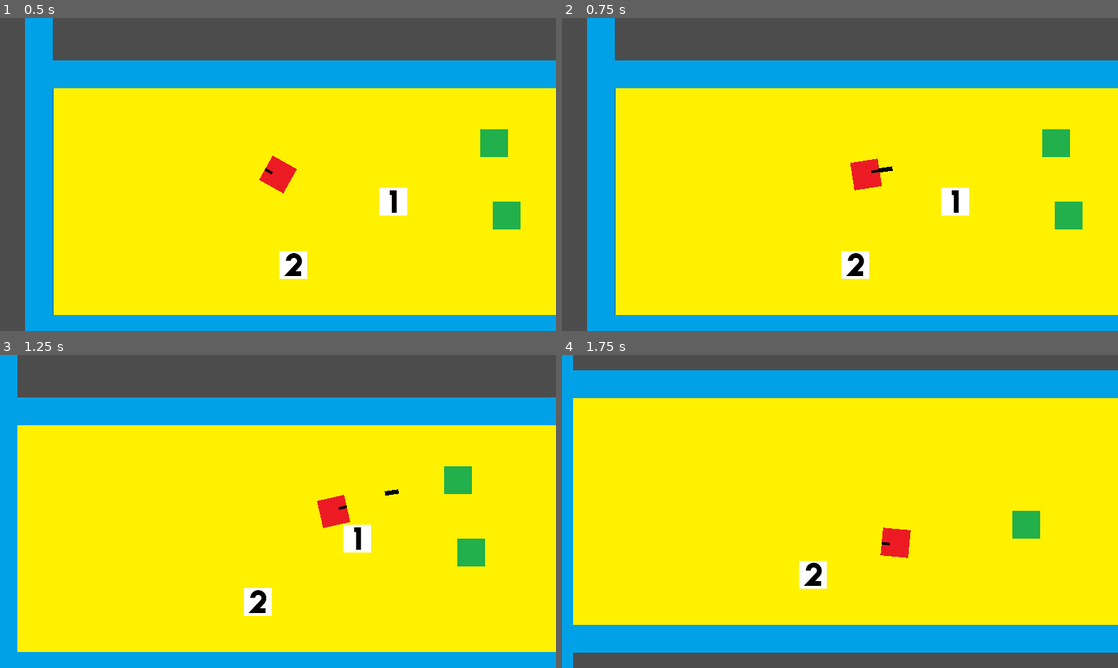
Above: before the commit, frames 1-4 (two rows, left to right).
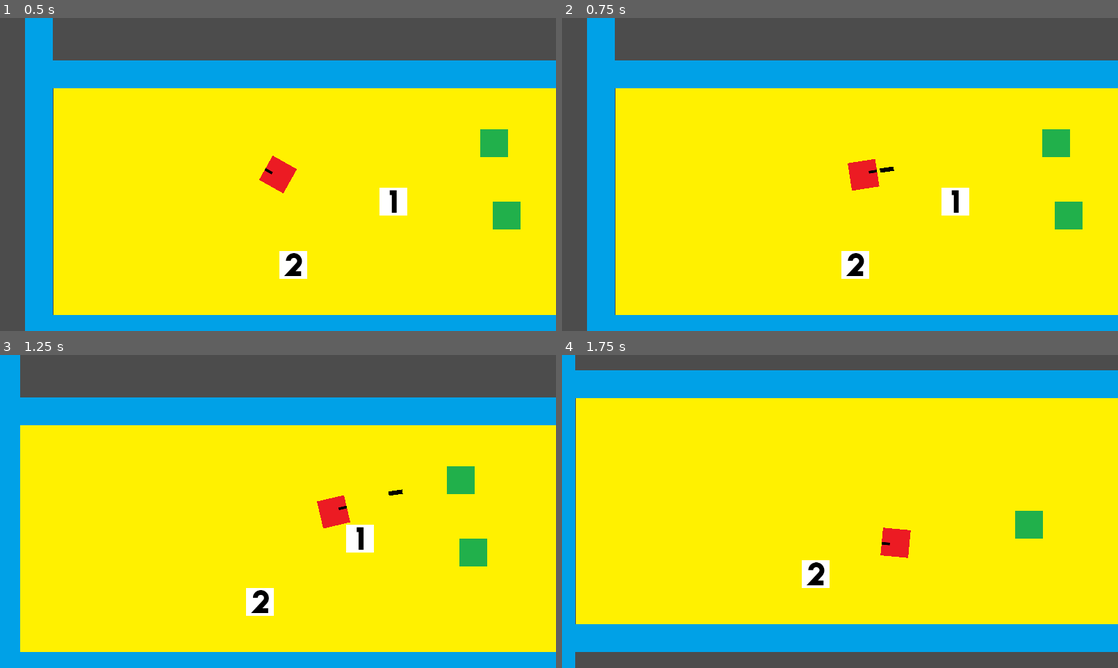
Above: after the commit, the same moments.

Repository: devmcclu/Project-FreeGUN
Game: Godot game, scene res://Main.tscn
Same seed, same stepped clock (60 frames per second), same inputs: the game is played once before the commit and once after it.
Inputs (mouse positions are in pixels of both pictures, inside the frame that each line leads up to):
- Up to frame 1 (0.5 s): no input
- Up to frame 2 (0.75 s): tap Enter at 0.5 s; move the mouse to (962, 158) at 0.52 s; hold D (player_move_right) from 0.53 s (still down); click (962, 158) at 0.6 s
- Up to frame 3 (1.25 s): keep holding D (player_move_right)
- Up to frame 4 (1.75 s): move the mouse to (728, 527) at 1.27 s; release D (player_move_right) at 1.28 s; hold S (player_move_down) from 1.28 s (still down); tap 1 (switch_weapon_1) at 1.35 s

Frame 1 is identical in both runs. In frame 2, 0.1% of the frame differs, in the area x 51-60%, y 44-56%; in frame 3, 1.0%; in frame 4, 1.1%, in the area x 2-100%, y 0-100%.

Commit message:
Begin Proper physics

Diff:
--- a/Main.tscn
+++ b/Main.tscn
@@ -8,22 +8,22 @@
 [ext_resource path="res://graphics/gun_2.png" type="Texture" id=6]
 [ext_resource path="res://graphics/wall.png" type="Texture" id=7]
 
+[sub_resource type="RectangleShape2D" id=1]
+
+custom_solver_bias = 0.0
+extents = Vector2( 32.129, 10.156 )
+
+[sub_resource type="RectangleShape2D" id=2]
+
+custom_solver_bias = 0.0
+extents = Vector2( 32.1642, 32.305 )
+
 [sub_resource type="RectangleShape2D" id=3]
 
 custom_solver_bias = 0.0
-extents = Vector2( 32.129, 10.156 )
+extents = Vector2( 32.3673, 412.779 )
 
 [sub_resource type="RectangleShape2D" id=4]
-
-custom_solver_bias = 0.0
-extents = Vector2( 32.1642, 32.305 )
-
-[sub_resource type="RectangleShape2D" id=1]
-
-custom_solver_bias = 0.0
-extents = Vector2( 32.3673, 412.779 )
-
-[sub_resource type="RectangleShape2D" id=2]
 
 custom_solver_bias = 0.0
 extents = Vector2( 779.543, 31.7486 )
@@ -108,120 +108,120 @@
 
 [node name="gun_collsion" type="CollisionShape2D" parent="gun_2" index="1"]
 
+shape = SubResource( 2 )
+_sections_unfolded = [ "Transform" ]
+
+[node name="walls" type="Node2D" parent="." index="6"]
+
+editor/display_folded = true
+
+[node name="wall" type="RigidBody2D" parent="walls" index="0" groups=[
+"not_player",
+]]
+
+editor/display_folded = true
+position = Vector2( -271.321, 281.872 )
+input_pickable = false
+collision_layer = 1
+collision_mask = 1
+mode = 1
+mass = 1.0
+friction = 1.0
+bounce = 0.0
+gravity_scale = 1.0
+custom_integrator = false
+continuous_cd = 0
+contacts_reported = 0
+contact_monitor = false
+sleeping = false
+can_sleep = true
+linear_velocity = Vector2( 0, 0 )
+linear_damp = -1.0
+angular_velocity = 0.0
+angular_damp = -1.0
+__meta__ = {
+"_edit_group_": true
+}
+
+[node name="wall_sprite" type="Sprite" parent="walls/wall" index="0"]
+
+scale = Vector2( 1, 13 )
+texture = ExtResource( 7 )
+_sections_unfolded = [ "Transform" ]
+
+[node name="wall_collision" type="CollisionShape2D" parent="walls/wall" index="1"]
+
+shape = SubResource( 3 )
+
+[node name="wall2" type="RigidBody2D" parent="walls" index="1" groups=[
+"not_player",
+]]
+
+editor/display_folded = true
+position = Vector2( 1353.52, 281.872 )
+input_pickable = false
+collision_layer = 1
+collision_mask = 1
+mode = 1
+mass = 1.0
+friction = 1.0
+bounce = 0.0
+gravity_scale = 1.0
+custom_integrator = false
+continuous_cd = 0
+contacts_reported = 0
+contact_monitor = false
+sleeping = false
+can_sleep = true
+linear_velocity = Vector2( 0, 0 )
+linear_damp = -1.0
+angular_velocity = 0.0
+angular_damp = -1.0
+__meta__ = {
+"_edit_group_": true
+}
+
+[node name="wall_sprite" type="Sprite" parent="walls/wall2" index="0"]
+
+scale = Vector2( 1, 13 )
+texture = ExtResource( 7 )
+_sections_unfolded = [ "Transform" ]
+
+[node name="wall_collision" type="CollisionShape2D" parent="walls/wall2" index="1"]
+
+shape = SubResource( 3 )
+
+[node name="wall3" type="RigidBody2D" parent="walls" index="2" groups=[
+"not_player",
+]]
+
+editor/display_folded = true
+position = Vector2( 541.573, 587.269 )
+input_pickable = false
+collision_layer = 1
+collision_mask = 1
+mode = 1
+mass = 1.0
+friction = 1.0
+bounce = 0.0
+gravity_scale = 1.0
+custom_integrator = false
+continuous_cd = 0
+contacts_reported = 0
+contact_monitor = false
+sleeping = false
+can_sleep = true
+linear_velocity = Vector2( 0, 0 )
+linear_damp = -1.0
+angular_velocity = 0.0
+angular_damp = -1.0
+__meta__ = {
+"_edit_group_": true
+}
+
+[node name="wall_collsion" type="CollisionShape2D" parent="walls/wall3" index="0"]
+
 shape = SubResource( 4 )
-_sections_unfolded = [ "Transform" ]
-
-[node name="walls" type="Node2D" parent="." index="6"]
-
-editor/display_folded = true
-
-[node name="wall" type="RigidBody2D" parent="walls" index="0" groups=[
-"not_player",
-]]
-
-editor/display_folded = true
-position = Vector2( -271.321, 281.872 )
-input_pickable = false
-collision_layer = 1
-collision_mask = 1
-mode = 1
-mass = 1.0
-friction = 1.0
-bounce = 0.0
-gravity_scale = 1.0
-custom_integrator = false
-continuous_cd = 0
-contacts_reported = 0
-contact_monitor = false
-sleeping = false
-can_sleep = true
-linear_velocity = Vector2( 0, 0 )
-linear_damp = -1.0
-angular_velocity = 0.0
-angular_damp = -1.0
-__meta__ = {
-"_edit_group_": true
-}
-
-[node name="wall_sprite" type="Sprite" parent="walls/wall" index="0"]
-
-scale = Vector2( 1, 13 )
-texture = ExtResource( 7 )
-_sections_unfolded = [ "Transform" ]
-
-[node name="wall_collision" type="CollisionShape2D" parent="walls/wall" index="1"]
-
-shape = SubResource( 1 )
-
-[node name="wall2" type="RigidBody2D" parent="walls" index="1" groups=[
-"not_player",
-]]
-
-editor/display_folded = true
-position = Vector2( 1353.52, 281.872 )
-input_pickable = false
-collision_layer = 1
-collision_mask = 1
-mode = 1
-mass = 1.0
-friction = 1.0
-bounce = 0.0
-gravity_scale = 1.0
-custom_integrator = false
-continuous_cd = 0
-contacts_reported = 0
-contact_monitor = false
-sleeping = false
-can_sleep = true
-linear_velocity = Vector2( 0, 0 )
-linear_damp = -1.0
-angular_velocity = 0.0
-angular_damp = -1.0
-__meta__ = {
-"_edit_group_": true
-}
-
-[node name="wall_sprite" type="Sprite" parent="walls/wall2" index="0"]
-
-scale = Vector2( 1, 13 )
-texture = ExtResource( 7 )
-_sections_unfolded = [ "Transform" ]
-
-[node name="wall_collision" type="CollisionShape2D" parent="walls/wall2" index="1"]
-
-shape = SubResource( 1 )
-
-[node name="wall3" type="RigidBody2D" parent="walls" index="2" groups=[
-"not_player",
-]]
-
-editor/display_folded = true
-position = Vector2( 541.573, 587.269 )
-input_pickable = false
-collision_layer = 1
-collision_mask = 1
-mode = 1
-mass = 1.0
-friction = 1.0
-bounce = 0.0
-gravity_scale = 1.0
-custom_integrator = false
-continuous_cd = 0
-contacts_reported = 0
-contact_monitor = false
-sleeping = false
-can_sleep = true
-linear_velocity = Vector2( 0, 0 )
-linear_damp = -1.0
-angular_velocity = 0.0
-angular_damp = -1.0
-__meta__ = {
-"_edit_group_": true
-}
-
-[node name="wall_collsion" type="CollisionShape2D" parent="walls/wall3" index="0"]
-
-shape = SubResource( 2 )
 
 [node name="wall_sprite" type="Sprite" parent="walls/wall3" index="1"]
 
--- a/Player.gd
+++ b/Player.gd
@@ -18,12 +18,6 @@
 	pass
 
 func _process(delta):
-	#Player movement variables
-	var move_up = Input.is_action_pressed("player_move_up")
-	var move_down = Input.is_action_pressed("player_move_down")
-	var move_left = Input.is_action_pressed("player_move_left")
-	var move_right = Input.is_action_pressed("player_move_right")
-
 	#Player fire variable
 	var fire_gun = Input.is_action_just_pressed("fire_gun")
 
@@ -33,10 +27,6 @@
 	var switch_weapon_1 = Input.is_action_just_pressed("switch_weapon_1")
 	var switch_weapon_2 = Input.is_action_just_pressed("switch_weapon_2")
 	var switch_weapon_3 = Input.is_action_just_pressed("switch_weapon_3")
-
-
-	#Player looks at mouse
-	self.look_at(get_global_mouse_position())
 
 	#Player Fires Weapon
 	if fire_gun:
@@ -55,18 +45,33 @@
 	if weapon_down:
 		print("down a weapon")
 
+#	if self.has_guns[2] == true:
+#		print("new gun pa")
+
+func _physics_process(delta):
+	#Player movement variables
+	var move_up = Input.is_action_pressed("player_move_up")
+	var move_down = Input.is_action_pressed("player_move_down")
+	var move_left = Input.is_action_pressed("player_move_left")
+	var move_right = Input.is_action_pressed("player_move_right")
+
+	#Player looks at mouse
+	self.look_at(get_global_mouse_position())
+
 	#Player movement
 	if move_up:
 		self.position.y -= player_speed
+		#self.apply_impulse(Vector2(0,0), Vector2(-player_speed, 0))
 	if move_down:
 		self.position.y += player_speed
+		#self.apply_impulse(Vector2(0,0), Vector2(player_speed, 0))
 	if move_left:
 		self.position.x -= player_speed
+		#self.apply_impulse(Vector2(0,0), Vector2(0, -player_speed))
 	if move_right:
 		self.position.x += player_speed
-
-#	if self.has_guns[2] == true:
-#		print("new gun pa")
+		#self.apply_impulse(Vector2(0,0), Vector2(0, player_speed))
+	pass
 
 func _on_Area2D_area_entered(area):
 	if area.is_in_group("gun"):
Not shown: 2 places in Main.tscn that only renumber resources
